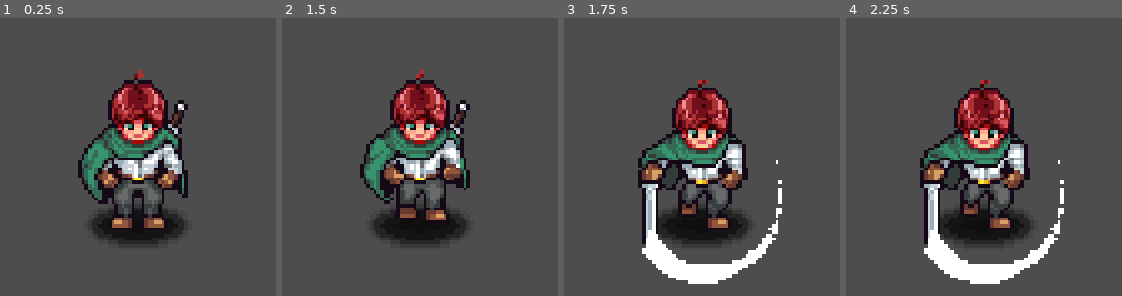
Above: before the commit, frames 1-4 (left to right).
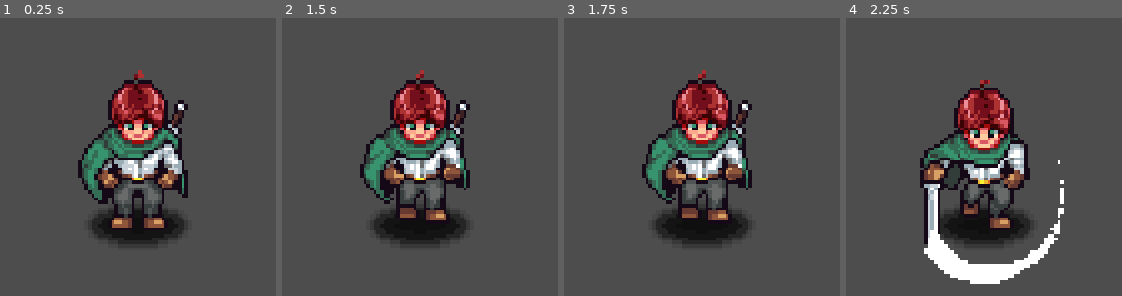
Above: after the commit, the same moments.

Repository: Vazehalla/bruise-linus
Game: Godot game, scene res://Player/player.tscn
The game is run twice, just before and just after one commit, with the same random seed, the same clock (stepped at 60 frames per second) and the same inputs.
Inputs:
- Up to frame 1 (0.25 s): no input
- Up to frame 2 (1.5 s): hold Right (right) 0.53-1.28 s; hold Z (attack) 0.53-1.28 s; tap Shift (dash) at 0.8, 1.35 s; hold Down (down) from 1.28 s (still down)
- Up to frame 3 (1.75 s): keep holding Down (down); tap Z (attack) at 1.55 s
- Up to frame 4 (2.25 s): release Down (down) at 2.03 s; hold Right (right) from 2.03 s (still down); hold Z (attack) from 2.03 s (still down)

Frames 1-2 are identical in both runs. In frame 3, 15% of the frame differs, in the area x 26-79%, y 18-96%; in frame 4, nothing differs.

Commit message:
add dash state with cooldown and wire from idle and walk

Diff:
--- /dev/null
+++ b/Player/Scripts/state_dash.gd
@@ -0,0 +1,45 @@
+class_name State_Dash extends State
+
+@export var dash_speed : float = 400.0
+@export var dash_duration : float = 0.20
+@export var dash_cooldown : float = 0.75
+
+var _timer : float = 0.0
+var _cooldown : float = 0.0
+var _dash_direction : Vector2 = Vector2.ZERO
+
+@onready var idle : State_Idle = $"../Idle"
+@onready var walk : State_Walk = $"../Walk"
+
+
+func Enter() -> void:
+	_dash_direction = player.direction if player.direction != Vector2.ZERO else Vector2(player.cardinal_direction.x, player.cardinal_direction.y).normalized()
+	_timer = 0.0
+	player.UpdateAnimation("walk")
+
+
+func Exit() -> void:
+	_cooldown = dash_cooldown
+
+
+func Process( _delta : float ) -> State:
+	_cooldown = max(0.0, _cooldown - _delta)
+	_timer += _delta
+	player.velocity = _dash_direction * dash_speed
+	if _timer >= dash_duration:
+		if player.direction != Vector2.ZERO:
+			return walk
+		return idle
+	return null
+
+
+func Physics( _delta : float ) -> State:
+	return null
+
+
+func HandleInput( _event : InputEvent ) -> State:
+	return null
+
+
+func is_ready() -> bool:
+	return _cooldown <= 0.0
--- a/Player/Scripts/state_idle.gd
+++ b/Player/Scripts/state_idle.gd
@@ -1,7 +1,8 @@
 class_name State_Idle extends State
 
-@onready var walk: State_Walk = $"../Walk"
-@onready var attack: State_Attack = $"../Attack"
+@onready var walk : State_Walk = $"../Walk"
+@onready var attack : State_Attack = $"../Attack"
+@onready var dash : State_Dash = $"../Dash"
 
 # What happens when the player enters this State?
 func Enter() -> void:
@@ -27,4 +28,6 @@
 func HandleInput( _event : InputEvent ) -> State:
 	if _event.is_action_pressed("attack"):
 		return attack
+	if _event.is_action_pressed("dash") and dash.is_ready():
+		return dash
 	return null
--- a/Player/Scripts/state_walk.gd
+++ b/Player/Scripts/state_walk.gd
@@ -2,8 +2,9 @@
 
 @export var move_speed : float = 180.0
 
-@onready var idle: State = $"../Idle"
-@onready var attack: State_Attack = $"../Attack"
+@onready var idle : State = $"../Idle"
+@onready var attack : State_Attack = $"../Attack"
+@onready var dash : State_Dash = $"../Dash"
 
 
 # What happens when the player enters this State?
@@ -35,4 +36,6 @@
 func HandleInput( _event : InputEvent ) -> State:
 	if _event.is_action_pressed("attack"):
 		return attack
+	if _event.is_action_pressed("dash") and dash.is_ready():
+		return dash
 	return null
--- a/Player/player.tscn
+++ b/Player/player.tscn
@@ -8,6 +8,7 @@
 [ext_resource type="Texture2D" uid="uid://bpjpdfokk0tve" path="res://Player/Sprites/Shadow.png" id="3_od3ui"]
 [ext_resource type="Script" uid="uid://cwb63kkxr7kka" path="res://Player/Scripts/state_walk.gd" id="4_gwnis"]
 [ext_resource type="Script" uid="uid://dmjv7otafqriv" path="res://Player/Scripts/state_attack.gd" id="5_k53q1"]
+[ext_resource type="Script" path="res://Player/Scripts/state_dash.gd" id="6_dash"]
 [ext_resource type="AudioStream" uid="uid://b0a7nxiqny1b1" path="res://Player/Audio/SwordSwoosh.wav" id="7_vtle1"]
 
 [sub_resource type="CircleShape2D" id="CircleShape2D_l8h54"]
@@ -469,6 +470,9 @@
 script = ExtResource("5_k53q1")
 attack_sound = ExtResource("7_vtle1")
 
+[node name="Dash" type="Node" parent="StateMachine" unique_id=1001]
+script = ExtResource("6_dash")
+
 [node name="Camera2D" type="Camera2D" parent="." unique_id=804053381]
 
 [node name="Audio" type="Node2D" parent="." unique_id=62314292]
